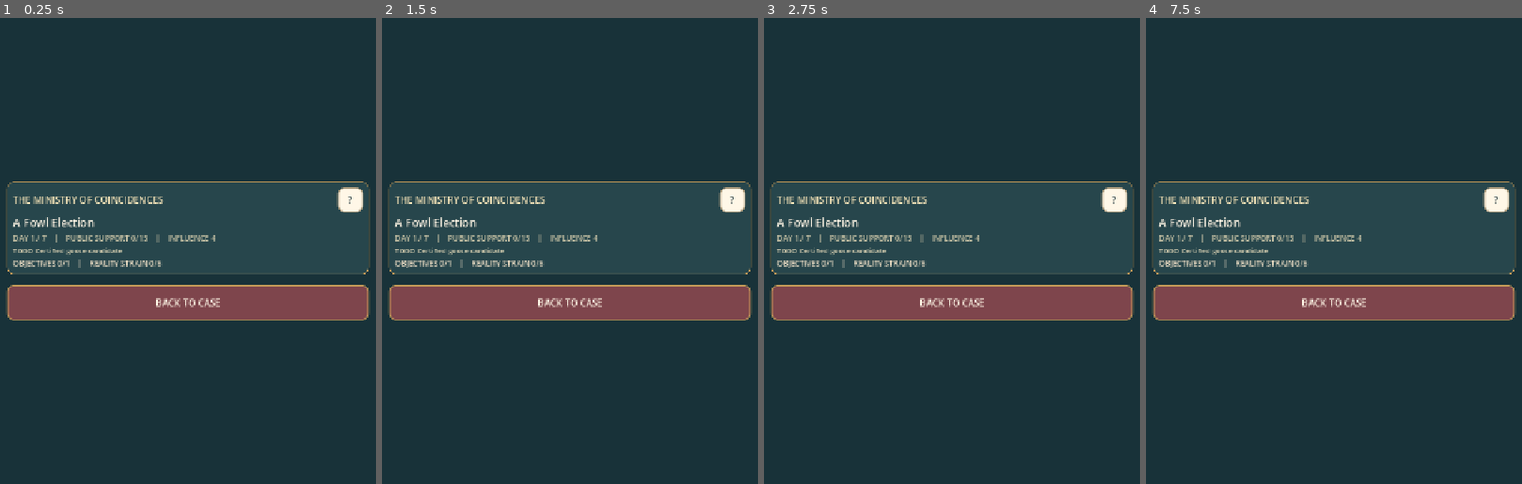
Above: before the commit, frames 1-4 (left to right).
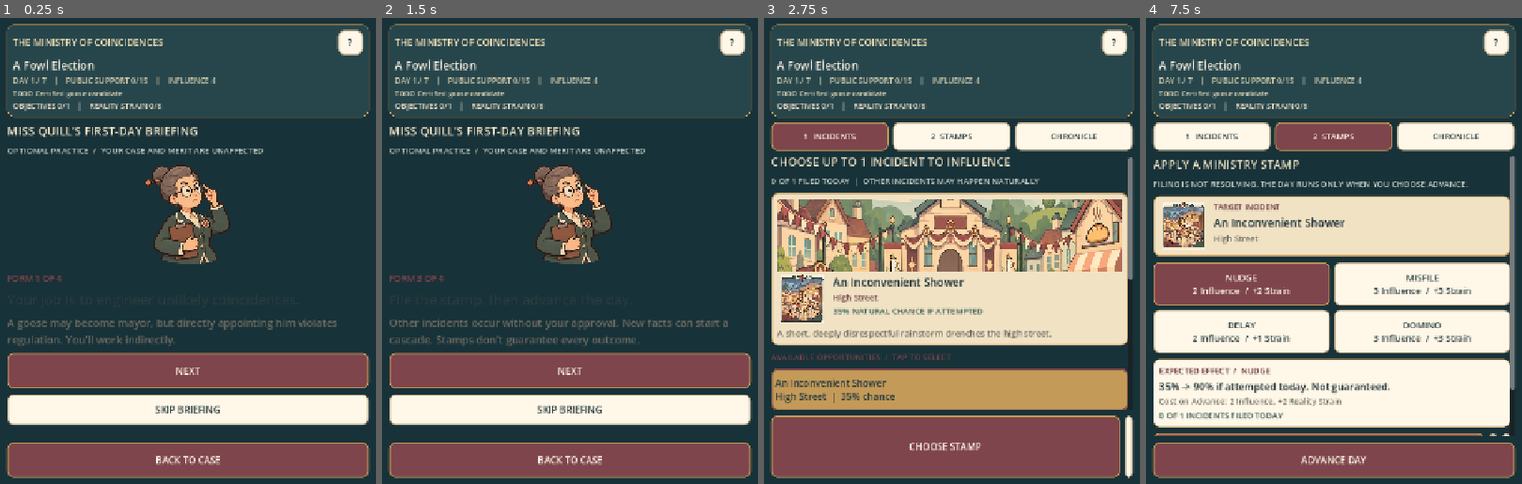
Above: after the commit, the same moments.

Repository: killjoy00/ministry
Game: Godot game, scene res://scenes/mobile_main.tscn
Two runs of this game, one before a commit and one after it. Both use one fixed random seed, a clock stepped at 60 frames per second and the inputs below. This scene is started directly instead of the project's main scene.
Inputs (mouse positions are in pixels of both pictures, inside the frame that each line leads up to):
- Up to frame 1 (0.25 s): no input
- Up to frame 2 (1.5 s): click (570, 372) at 0.5 s, where only the run after the commit has a clickable "NEXT"; click (570, 372) at 1.25 s, where only the run after the commit has a clickable "NEXT"
- Up to frame 3 (2.75 s): click (952, 409) at 2 s, where only the run after the commit has a clickable "SKIP BRIEFING"
- Up to frame 4 (7.5 s): click "?" at 2.75 s; click "REPLAY MISS QUILL'S BRIEFING" at 3.5 s; click (1330, 479) at 4.25 s, where only the run before the commit has a clickable "REPLAY MISS QUILL'S BRIEFING"; click (1330, 479) at 5 s, where only the run before the commit has a clickable "REPLAY MISS QUILL'S BRIEFING"; click (1334, 409) at 5.75 s, where only the run after the commit has a clickable "SKIP BRIEFING"; click (1213, 134) at 6.5 s, where only the run after the commit has a clickable "1 INCIDENTS"; click (1334, 134) at 7.25 s, where only the run after the commit has a clickable "2 STAMPS"

The runs differ from the first frame. In frame 1, 40% of the frame differs, in the area x 1-99%, y 1-99%; in frame 2, 40%; in frame 3, 64%; in frame 4, 62%.

Commit message:
Fix mobile portrait scroll area collapsing under vertical centering

Diff:
--- a/scripts/mobile/mobile_game.gd
+++ b/scripts/mobile/mobile_game.gd
@@ -75,7 +75,10 @@
     backdrop.mouse_filter = Control.MOUSE_FILTER_IGNORE
     backdrop.set_anchors_and_offsets_preset(Control.PRESET_FULL_RECT)
     add_child(backdrop)
-    var center := CenterContainer.new()
+    # Center the phone column horizontally, but fill the full height.
+    # CenterContainer collapses the scroll viewport to its minimum height.
+    var center := HBoxContainer.new()
+    center.alignment = BoxContainer.ALIGNMENT_CENTER
     center.name = "MobileSafeSurface"
     center.set_anchors_and_offsets_preset(Control.PRESET_FULL_RECT)
     center.mouse_filter = Control.MOUSE_FILTER_PASS
